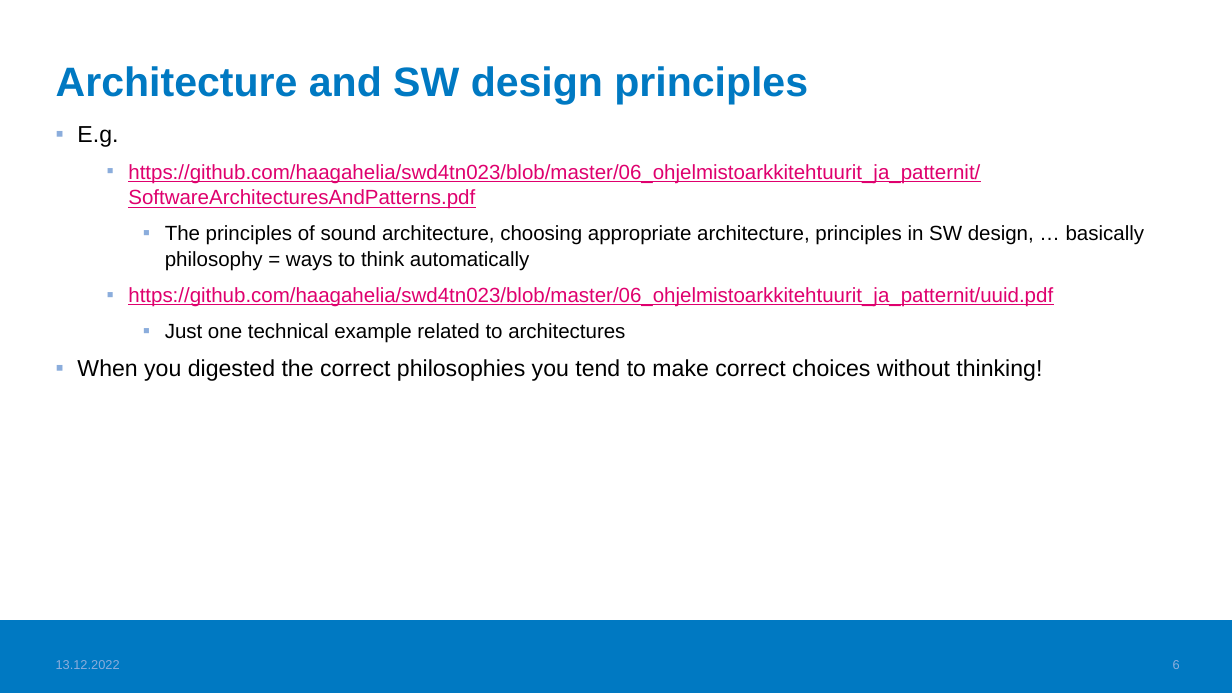
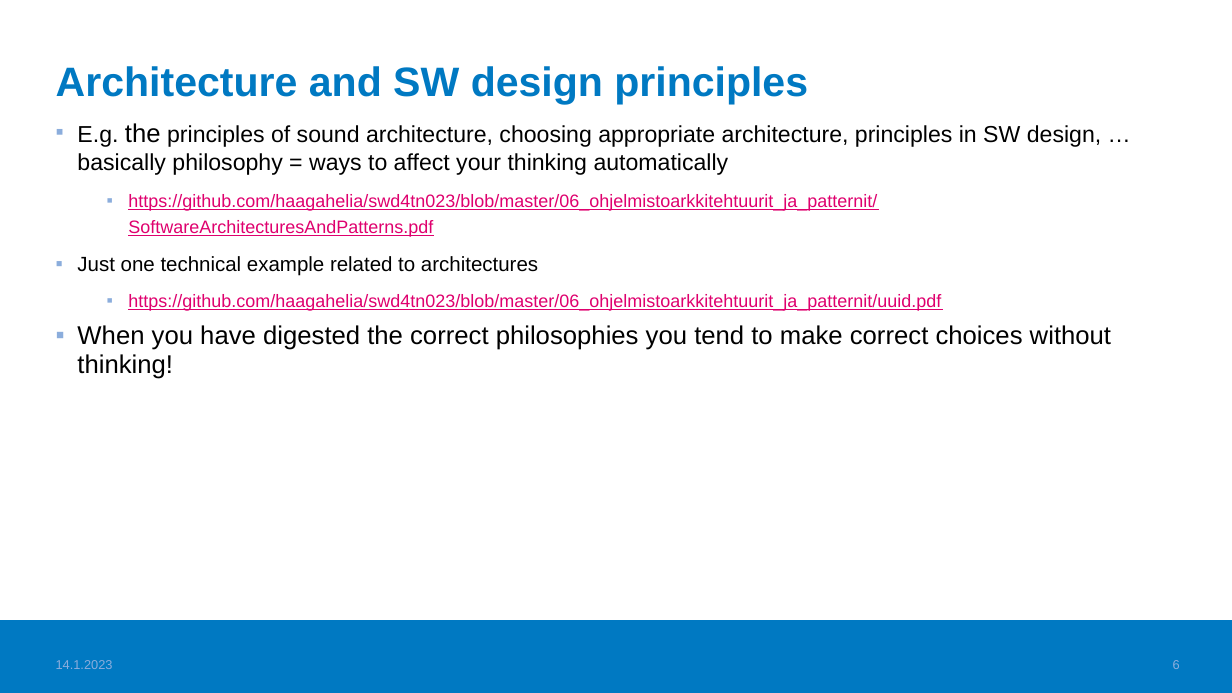
Before and after one commit to haagahelia/ohke-teknologiat, a slide deck: slide 6 of 06_ohjelmistoarkkitehtuurit_ja_patternit/SoftwareProjects_LessonsLearned.pptx. Drawn at 1232x693 pixels with LibreOffice and Linux fonts; fonts in the diff are those of the drawing; background and template pictures are left out. Boxes give left, top, right and bottom in pixels: in the first picture for what was removed or moved away, otherwise in the second. Text is boxed around its words. In the diff, an @@ line names an element or a change of style, - is before the commit and + after.

```diff
--- a/06_ohjelmistoarkkitehtuurit_ja_patternit/SoftwareProjects_LessonsLearned.pptx
+++ b/06_ohjelmistoarkkitehtuurit_ja_patternit/SoftwareProjects_LessonsLearned.pptx
@@ text at (77,123,1101,175): text changed @@
-▪ E.g.
+▪ E.g. the principles of sound architecture, choosing appropriate architecture, principles in SW design, … basically philosophy = ways to affect your thinking automatically
@@ text at (128,194,941,311): size 16 to 14 pt in "https://github.com/haagahelia/swd4tn023/blob/master/06_ohjel ...", "https://github.com/haagahelia/swd4tn023/blob/master/06_ohjel ..." @@
@@ text at (77,256,538,276): text changed @@
-    ▪ The principles of sound architecture, choosing appropriate architecture, principles in SW design, … basically philosophy = ways to think automatically
+▪ Just one technical example related to architectures
@@ text at (77,325,1111,379): text changed; size 18 to 20 pt @@
-    ▪ Just one technical example related to architectures
-▪ When you digested the correct philosophies you tend to make correct choices without thinking!
+▪ When you have digested the correct philosophies you tend to make correct choices without thinking!
@@ text at (56,660,113,669): text changed @@
-13.12.2022
+14.1.2023
```
Also in this commit, not shown: 8 other slides changed, 1 other file.
